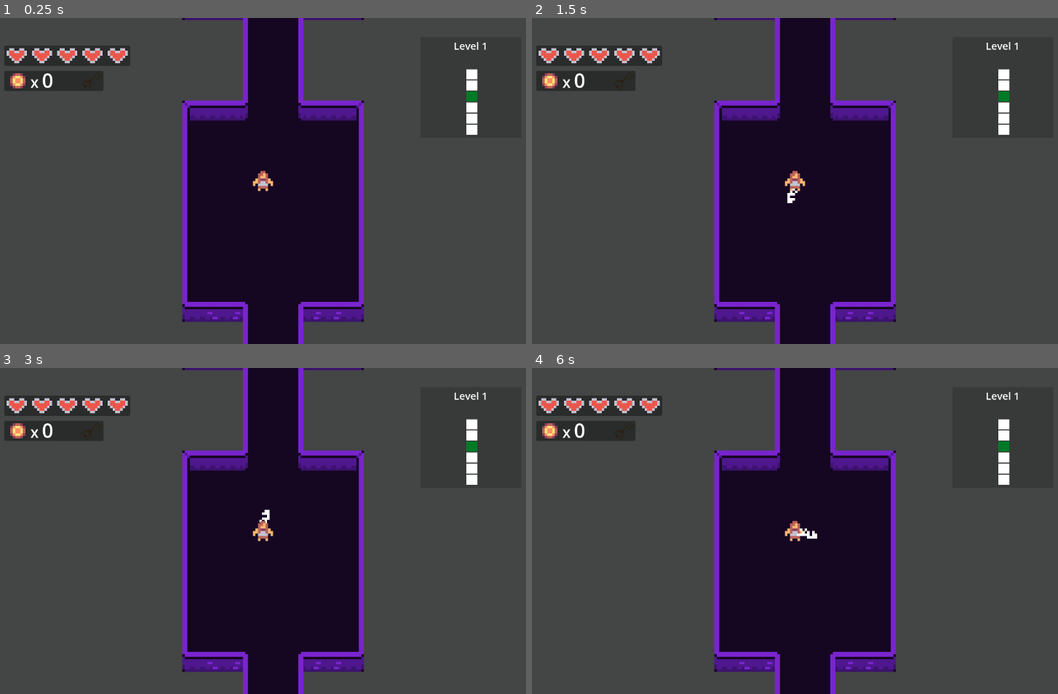
Above: before the commit, frames 1-4 (two rows, left to right).
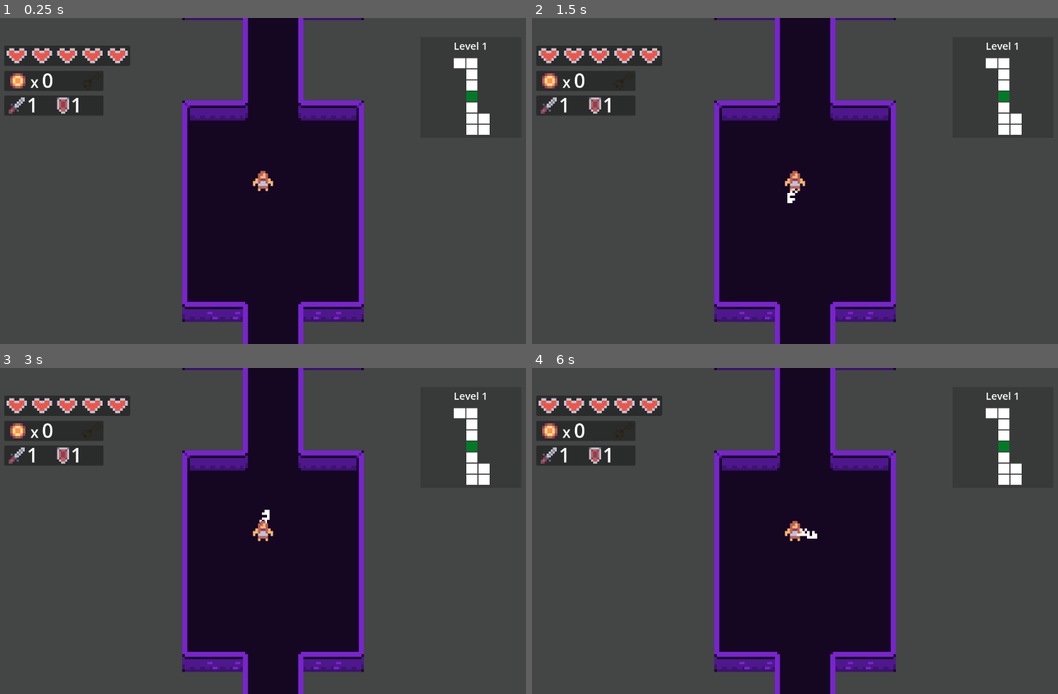
Above: after the commit, the same moments.

Repository: AyaPK/godot-roguelike
Game: Godot game, scene res://scenes/world.tscn
The game is run twice, just before and just after one commit, with the same random seed, the same clock (stepped at 60 frames per second) and the same inputs.
Inputs:
- Up to frame 1 (0.25 s): no input
- Up to frame 2 (1.5 s): tap Enter at 0.5 s; hold Right (atk_right) 0.53-1.28 s; tap Space at 1.25 s; hold Down (atk_down) from 1.28 s (still down)
- Up to frame 3 (3 s): tap Enter at 2 s; release Down (atk_down) at 2.03 s; hold Right (atk_right) 2.03-2.78 s; tap Space at 2.75 s; hold Up (atk_up) from 2.78 s (still down)
- Up to frame 4 (6 s): tap Enter at 3.5 s; release Up (atk_up) at 3.53 s; hold Left (atk_left) 3.53-5.03 s; tap Space at 4.25 s; hold Down (atk_down) 5.03-5.78 s; hold Right (atk_right) from 5.78 s (still down)

The runs differ from the first frame. In frame 1, 1.4% of the frame differs, in the area x 0-94%, y 12-36%; in frame 2, 1.4%; in frame 3, 1.4%; in frame 4, 1.4%.

Commit message:
Add scaling and damage calculation

Diff:
--- a/globals/PlayerData.gd
+++ b/globals/PlayerData.gd
@@ -1,10 +1,13 @@
 extends Node
 
-var max_health: int = 10
+var default_max_health: int = 10
+var max_health: int = default_max_health+0
 var health: int = max_health
 var coins: int = 0
 var level: int = 1
-var map_seed: int = 9434
+var map_seed: int = 943427
+var atk: int = 1
+var def: int = 1
 
 var random_modulate: Color
 
--- /dev/null
+++ b/item_resources/atk_up.tres
@@ -0,0 +1,17 @@
+[gd_resource type="Resource" script_class="item" load_steps=5 format=3 uid="uid://ba4pbef55gtkq"]
+
+[ext_resource type="Script" uid="uid://vurufr1o1yr3" path="res://item_resources/buy_effects/atk_up.gd" id="1_lrbt6"]
+[ext_resource type="Script" uid="uid://whwvkd2on3v4" path="res://item_resources/item.gd" id="2_2ifls"]
+[ext_resource type="Texture2D" uid="uid://bn52kxe6e77gj" path="res://assets/art/sword_up.png" id="2_ohm45"]
+
+[sub_resource type="Resource" id="Resource_2ifls"]
+script = ExtResource("1_lrbt6")
+metadata/_custom_type_script = "uid://vurufr1o1yr3"
+
+[resource]
+script = ExtResource("2_2ifls")
+name = "Attack Up"
+cost = 10
+sprite = ExtResource("2_ohm45")
+on_buy = SubResource("Resource_2ifls")
+metadata/_custom_type_script = "uid://whwvkd2on3v4"
--- /dev/null
+++ b/item_resources/buy_effects/atk_up.gd
@@ -0,0 +1,4 @@
+class_name AtkUp extends OnBuy
+
+func trigger() -> void:
+	PlayerData.atk += 1
--- /dev/null
+++ b/item_resources/buy_effects/def_up.gd
@@ -0,0 +1,4 @@
+class_name DefUp extends OnBuy
+
+func trigger() -> void:
+	PlayerData.def += 1
--- a/item_resources/buy_effects/heart_up.gd
+++ b/item_resources/buy_effects/heart_up.gd
@@ -1,6 +1,5 @@
 class_name HeartUp extends OnBuy
 
 func trigger() -> void:
-	print("Bought!")
 	PlayerData.max_health += 2
 	PlayerData.change_health(2)
--- /dev/null
+++ b/item_resources/def_up.tres
@@ -0,0 +1,17 @@
+[gd_resource type="Resource" script_class="item" load_steps=5 format=3 uid="uid://uvsuc270kwii"]
+
+[ext_resource type="Script" uid="uid://8kj6mcf4s4rf" path="res://item_resources/buy_effects/def_up.gd" id="1_hrs63"]
+[ext_resource type="Script" uid="uid://whwvkd2on3v4" path="res://item_resources/item.gd" id="2_t7n2i"]
+[ext_resource type="Texture2D" uid="uid://bbcx66nuktaty" path="res://assets/art/shield_up.png" id="3_hrs63"]
+
+[sub_resource type="Resource" id="Resource_t7n2i"]
+script = ExtResource("1_hrs63")
+metadata/_custom_type_script = "uid://8kj6mcf4s4rf"
+
+[resource]
+script = ExtResource("2_t7n2i")
+name = "Defense Up"
+cost = 10
+sprite = ExtResource("3_hrs63")
+on_buy = SubResource("Resource_t7n2i")
+metadata/_custom_type_script = "uid://whwvkd2on3v4"
--- a/item_resources/heart_up.tres
+++ b/item_resources/heart_up.tres
@@ -11,7 +11,7 @@
 [resource]
 script = ExtResource("1_6pu65")
 name = "Heart Up"
-cost = 2
+cost = 20
 sprite = ExtResource("3_a6373")
 on_buy = SubResource("Resource_tc7tw")
 metadata/_custom_type_script = "uid://whwvkd2on3v4"
--- a/scenes/UI.tscn
+++ b/scenes/UI.tscn
@@ -1,9 +1,11 @@
-[gd_scene load_steps=6 format=3 uid="uid://dkxy7mooincbg"]
+[gd_scene load_steps=8 format=3 uid="uid://dkxy7mooincbg"]
 
 [ext_resource type="Script" uid="uid://bu7pwrc3q2ei8" path="res://scripts/ui.gd" id="1_ua6yw"]
 [ext_resource type="PackedScene" uid="uid://cfxmjacxg3s28" path="res://scenes/ui_heart.tscn" id="2_75u2n"]
 [ext_resource type="Texture2D" uid="uid://c0iw6bmcbhanj" path="res://assets/art/coin.png" id="2_ua6yw"]
 [ext_resource type="Texture2D" uid="uid://b0yvom1hk0rbm" path="res://assets/art/key.png" id="3_75u2n"]
+[ext_resource type="Texture2D" uid="uid://bgxll612pfi5q" path="res://assets/art/sword.png" id="5_3wlde"]
+[ext_resource type="Texture2D" uid="uid://di3vksdv7rbyr" path="res://assets/art/shield.png" id="6_xpksx"]
 
 [sub_resource type="StyleBoxFlat" id="StyleBoxFlat_ua6yw"]
 bg_color = Color(0, 0, 0, 0.176471)
@@ -59,6 +61,38 @@
 scale = Vector2(5, 5)
 texture = ExtResource("3_75u2n")
 
+[node name="statbar2" type="Panel" parent="."]
+offset_left = 63.0
+offset_top = 154.0
+offset_right = 260.0
+offset_bottom = 194.0
+
+[node name="shieldstat" type="Label" parent="statbar2"]
+offset_left = 132.0
+offset_top = -8.0
+offset_right = 197.0
+offset_bottom = 46.0
+theme_override_font_sizes/font_size = 39
+text = "1"
+
+[node name="swordstat" type="Label" parent="statbar2"]
+offset_left = 45.0
+offset_top = -8.0
+offset_right = 90.0
+offset_bottom = 46.0
+theme_override_font_sizes/font_size = 39
+text = "1"
+
+[node name="Sprite2D" type="Sprite2D" parent="statbar2"]
+position = Vector2(25, 20)
+scale = Vector2(4, 4)
+texture = ExtResource("5_3wlde")
+
+[node name="Sprite2D2" type="Sprite2D" parent="statbar2"]
+position = Vector2(117, 20)
+scale = Vector2(4, 4)
+texture = ExtResource("6_xpksx")
+
 [node name="minimap" type="Panel" parent="."]
 custom_minimum_size = Vector2(200, 200)
 offset_left = 888.0
--- a/scripts/enemy.gd
+++ b/scripts/enemy.gd
@@ -4,9 +4,14 @@
 
 var DEATH_EXPLOSION = preload("res://scenes/explosion.tscn")
 
-var hp: int = 3
-var damage: int = 1
-var attack_chance: float = 0.5
+var hp: int
+var damage: int
+var attack_chance: float
+
+func _ready() -> void:
+	hp = 3 + PlayerData.level
+	damage = 2 + floori(PlayerData.level/2)
+	attack_chance = randi_range(0.2, 1)
 
 func move() -> void:
 	if randf() < 0.5:
@@ -43,7 +48,10 @@
 	hp -= damage_taken
 	$AnimationPlayer.play("hit")
 	if randf() > attack_chance:
-		player.take_damage(damage)
+		var damage_dealt: int = damage - PlayerData.def
+		if damage_dealt < 0:
+			damage_dealt = 0
+		player.take_damage(damage_dealt)
 	if hp <= 0:
 		_on_kill()
 
@@ -51,5 +59,6 @@
 	var _particle = DEATH_EXPLOSION.instantiate()
 	_particle.global_position = global_position
 	_particle.emitting = true
-	get_tree().current_scene.add_child(_particle)
+	PlayerData.coins += 1
+	get_parent().add_child(_particle)
 	queue_free()
--- a/scripts/generation.gd
+++ b/scripts/generation.gd
@@ -3,9 +3,13 @@
 @onready var room_scene: PackedScene = load("res://scenes/room.tscn")
 @onready var store_scene: PackedScene = load("res://scenes/store.tscn")
 
-var map_width: int = 7
-var map_height: int = 7
-var rooms: int = 6
+var min_size: int = 7
+var max_size: int = 7
+var min_rooms: int = 6
+var max_rooms: int = 12
+var map_width: int
+var map_height: int
+var rooms: int
 var room_counter: int = 0
 var rooms_instantiated = false
 var first_room_pos: Vector2
@@ -23,6 +27,9 @@
 @export var max_hearts: int = 0
 
 func _ready():
+	rooms = randi_range(min_rooms, max_rooms)
+	map_height = randi_range(min_size, max_size)
+	map_width = randi_range(min_size, max_size)
 	for x in range(map_width):
 		map.append([])
 		for y in range(map_height):
@@ -33,7 +40,7 @@
 func generate() -> void:
 	check_room(3,3,0,Vector2.ZERO,true)
 	instantiate_rooms()
-	preview()
+	#preview()
 	$"../Player".global_position = (first_room_pos * 600) + Vector2(160, 160)
 
 func preview() -> void:
@@ -94,7 +101,7 @@
 			var room = room_scene.instantiate()
 			var is_store = false
 
-			if !store_exists and randf_range(0,1) < 1:
+			if !store_exists and randf_range(0,1) < 0.1:
 				room = store_scene.instantiate()
 				store_exists = true
 				is_store = true
--- a/scripts/player.gd
+++ b/scripts/player.gd
@@ -58,6 +58,8 @@
 	if PlayerData.health <= 0:
 		Sfx.death.play()
 		get_tree().reload_current_scene()
+		PlayerData.max_health = PlayerData.default_max_health
+		PlayerData.health = PlayerData.max_health
 	if PlayerData.health > 0:
 		$SFX.stream = HURT
 		$SFX.play()
@@ -72,7 +74,7 @@
 	$SFX2.play()
 	if result:
 		if result.collider.is_in_group("Enemy"):
-			result.collider.take_damage(1)
+			result.collider.take_damage(PlayerData.atk)
 	else:
 		player_moved.emit()
 
--- a/scripts/store.gd
+++ b/scripts/store.gd
@@ -3,7 +3,9 @@
 @export var shopkeep_node: PackedScene
 
 var item_resources = [
-	"res://item_resources/heart_up.tres"
+	"res://item_resources/heart_up.tres",
+	"res://item_resources/atk_up.tres",
+	"res://item_resources/def_up.tres",
 ]
 
 var items = []
--- a/scripts/ui.gd
+++ b/scripts/ui.gd
@@ -12,6 +12,8 @@
 
 func _process(_delta: float) -> void:
 	$statbar/coincount.text = str(PlayerData.coins)
+	$statbar2/shieldstat.text = str(PlayerData.def)
+	$statbar2/swordstat.text = str(PlayerData.atk)
 	update_minimap()
 	if player.has_key:
 		$statbar/key.modulate = "ffffff"
Binary file added: assets/art/potion.png
Not shown, added: assets/art/potion.png.import
Binary file added: assets/art/shield.png
Not shown, added: assets/art/shield.png.import
Binary file added: assets/art/shield_up.png
Not shown, added: assets/art/shield_up.png.import
Binary file added: assets/art/sword.png
Not shown, added: assets/art/sword.png.import
Binary file added: assets/art/sword_up.png
Not shown, added: assets/art/sword_up.png.import
Not shown, added: item_resources/buy_effects/atk_up.gd.uid
Not shown, added: item_resources/buy_effects/def_up.gd.uid
